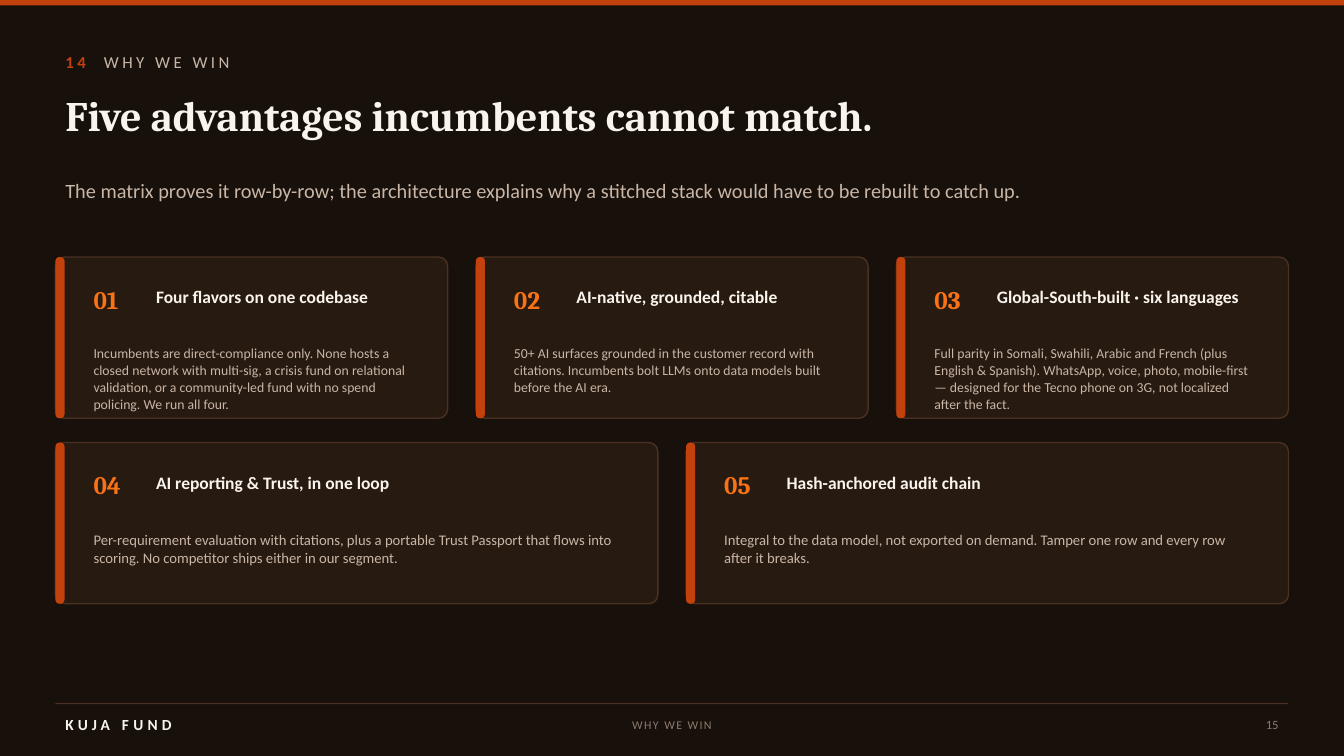
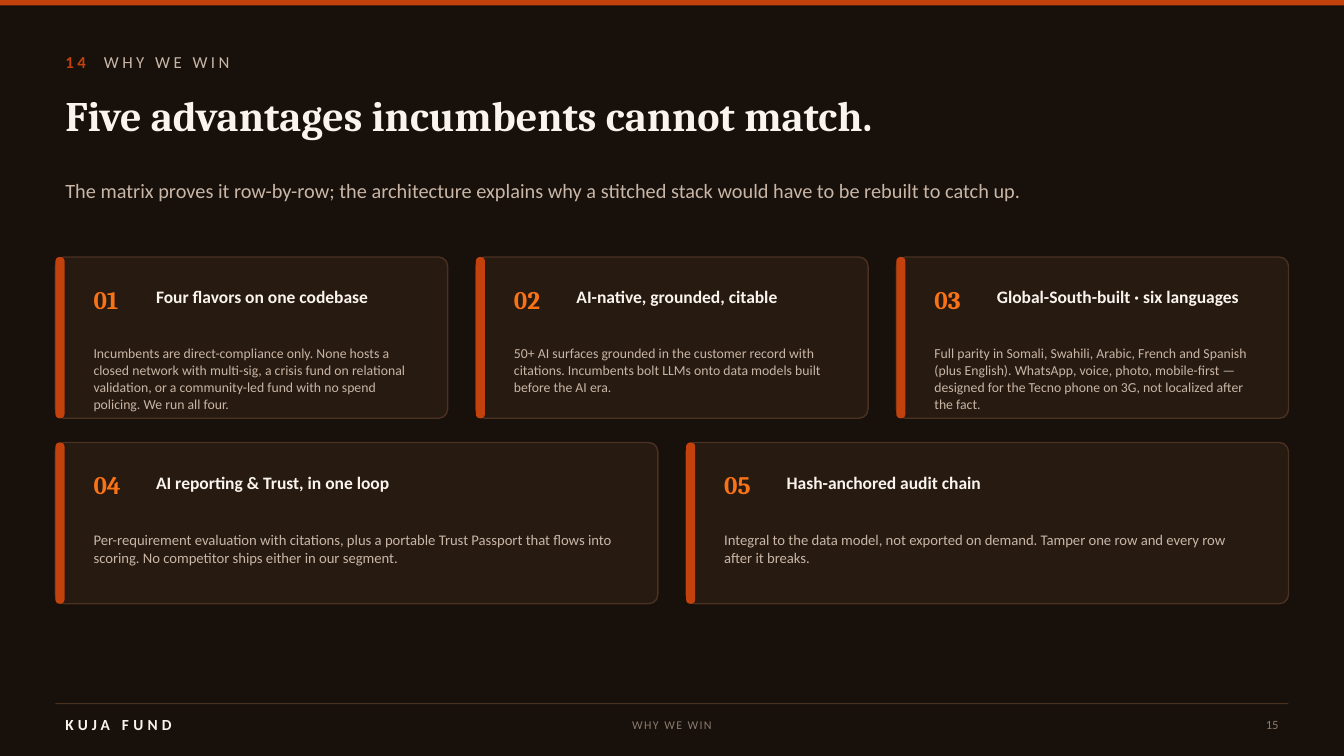
Before and after one commit to idirisloyan/kuja-grant, a slide deck: slide 15 of docs/Kuja_Grant_Pitch_Deck_V6_Aug2026.pptx. Drawn at 1344x756 pixels with LibreOffice and Linux fonts; fonts in the diff are those of the drawing. Boxes give left, top, right and bottom in pixels: in the first picture for what was removed or moved away, otherwise in the second. Text is boxed around its words. In the diff, an @@ line names an element or a change of style, - is before the commit and + after.

```diff
--- a/docs/Kuja_Grant_Pitch_Deck_V6_Aug2026.pptx
+++ b/docs/Kuja_Grant_Pitch_Deck_V6_Aug2026.pptx
@@ text at (x1=934, y1=348, x2=1246, y2=409): text changed @@
-Full parity in Somali, Swahili, Arabic and French (plus English & Spanish). WhatsApp, voice, photo, mobile-first — designed for the Tecno phone on 3G, not localized after the fact.
+Full parity in Somali, Swahili, Arabic, French and Spanish (plus English). WhatsApp, voice, photo, mobile-first — designed for the Tecno phone on 3G, not localized after the fact.
```
Also in this commit, not shown: 2 other slides changed.
